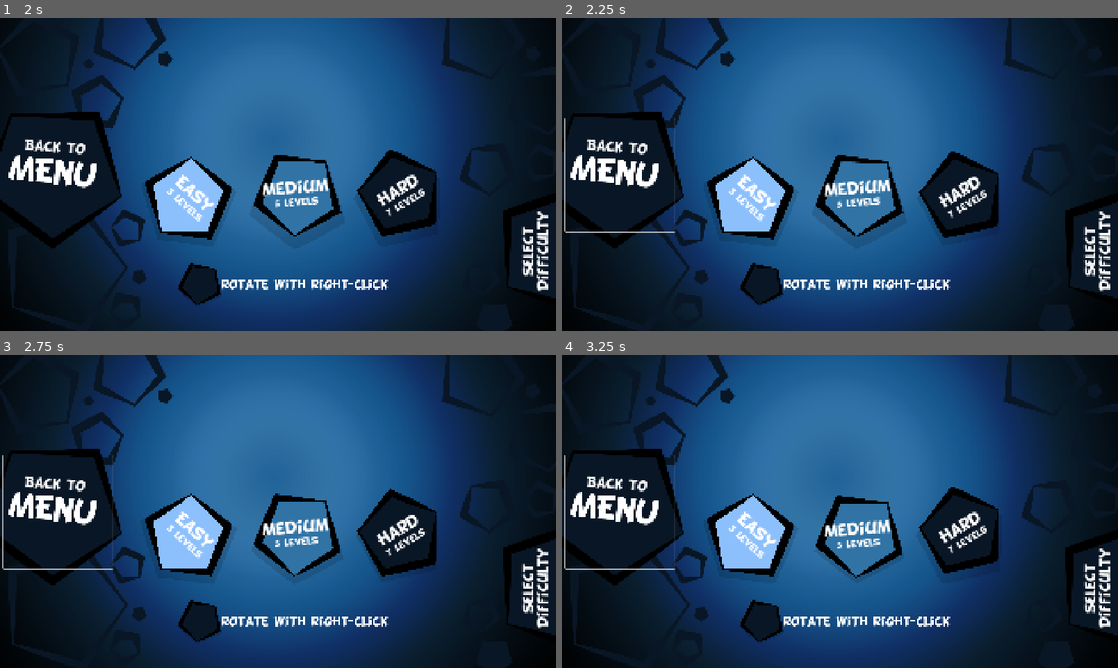
Above: before the commit, frames 1-4 (two rows, left to right).
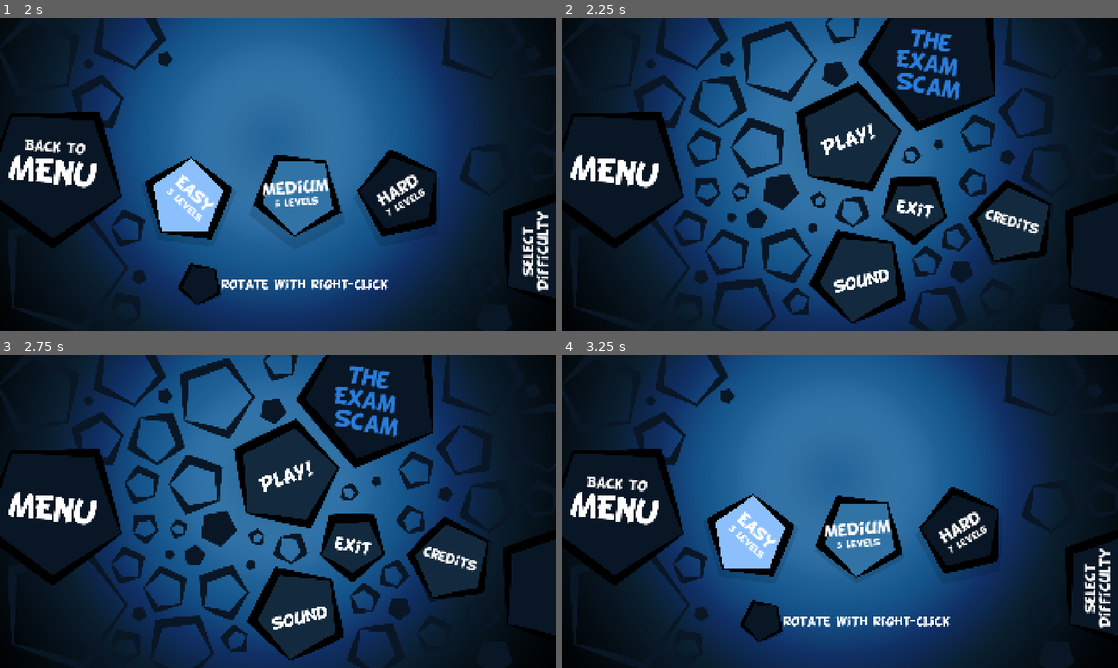
Above: after the commit, the same moments.

Repository: Trickylady/The-Exam-Scam
Game: Godot game, scene res://scenes/pickpgnonpg.tscn
Two runs of this game, one before a commit and one after it. Both use one fixed random seed, a clock stepped at 60 frames per second and the inputs below.
Inputs (mouse positions are in pixels of both pictures, inside the frame that each line leads up to):
- Up to frame 1 (2 s): click (172, 190) at 0.5 s; click (289, 136) at 1.25 s
- Up to frame 2 (2.25 s): click "Back to" at 2 s
- Up to frame 3 (2.75 s): no input
- Up to frame 4 (3.25 s): click (851, 473) at 2.75 s

Frame 1 is identical in both runs. In frame 2, 31% of the frame differs, in the area x 0-99%, y 0-100%; in frame 3, 31%; in frame 4, 0.2%.

Commit message:
fix level selector back button

Diff:
--- a/scenes/difficulty_selector.gd
+++ b/scenes/difficulty_selector.gd
@@ -19,3 +19,7 @@
 func _on_btn_hard_pressed() -> void:
 	Mng.game_difficulty = 3
 	Mng.start_game()
+
+
+func _on_btn_go_to_menu_pressed() -> void:
+	hide()
--- a/scenes/difficulty_selector.tscn
+++ b/scenes/difficulty_selector.tscn
@@ -37,6 +37,7 @@
 offset_top = 345.0
 offset_right = 389.0
 offset_bottom = 737.0
+focus_mode = 0
 flat = true
 
 [node name="lb" type="Label" parent="btn_go_to_menu"]
@@ -138,6 +139,7 @@
 text = "rotate with right-click"
 label_settings = SubResource("LabelSettings_xjc7p")
 
+[connection signal="pressed" from="btn_go_to_menu" to="." method="_on_btn_go_to_menu_pressed"]
 [connection signal="pressed" from="hb_diff/btn_easy" to="." method="_on_btn_easy_pressed"]
 [connection signal="pressed" from="hb_diff/btn_medium" to="." method="_on_btn_medium_pressed"]
 [connection signal="pressed" from="hb_diff/btn_hard" to="." method="_on_btn_hard_pressed"]
